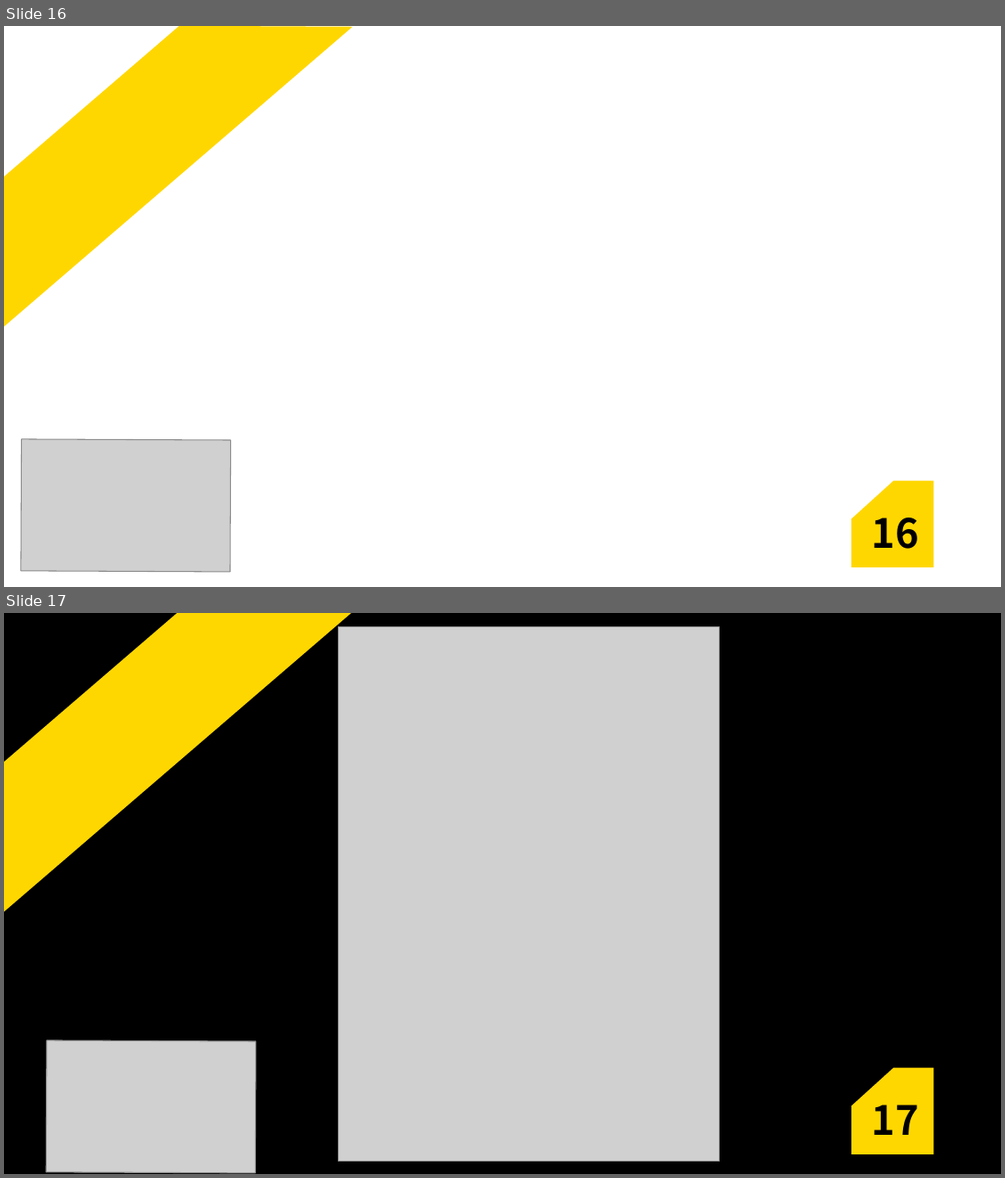
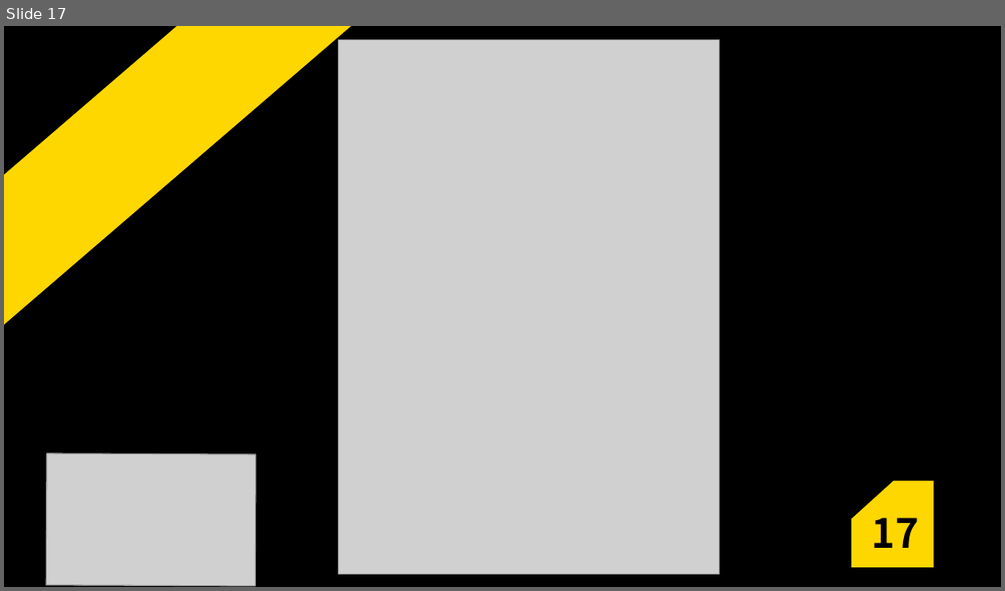
Before and after one commit to berkayemreb/TEZ_Ogrenci-Isleri, a slide deck: OgrenciIsleri.odp. Shown one above the other, each under a label of ours: slides 16 and 17 before the commit, slide 17 after it. The pictures are 1005x1178 and 1005x591 pixels, drawn with LibreOffice and Linux fonts; fonts in the diff are those of the drawing; grey boxes stand for pictures; background and template pictures are left out. Boxes give left, top, right and bottom in pixels: in the first picture for what was removed or moved away, otherwise in the second. Text is boxed around its words. In the diff, an @@ line names an element or a change of style, - is before the commit and + after.

```diff
--- a/OgrenciIsleri.odp
+++ b/OgrenciIsleri.odp
@@ slide 16 removed at <box>4,26,1001,587</box>, background picture (left out) @@
@@ freeform shape removed at <box>4,26,353,328</box> @@
@@ picture removed at <box>21,439,230,572</box> @@
@@ freeform shape removed at <box>851,481,934,568</box> @@
@@ text removed at <box>871,517,918,548</box> @@
-16
```
Also in this commit, not shown: 15 slides changed, 2 slides added, 1 other slide removed, 2 other files.
